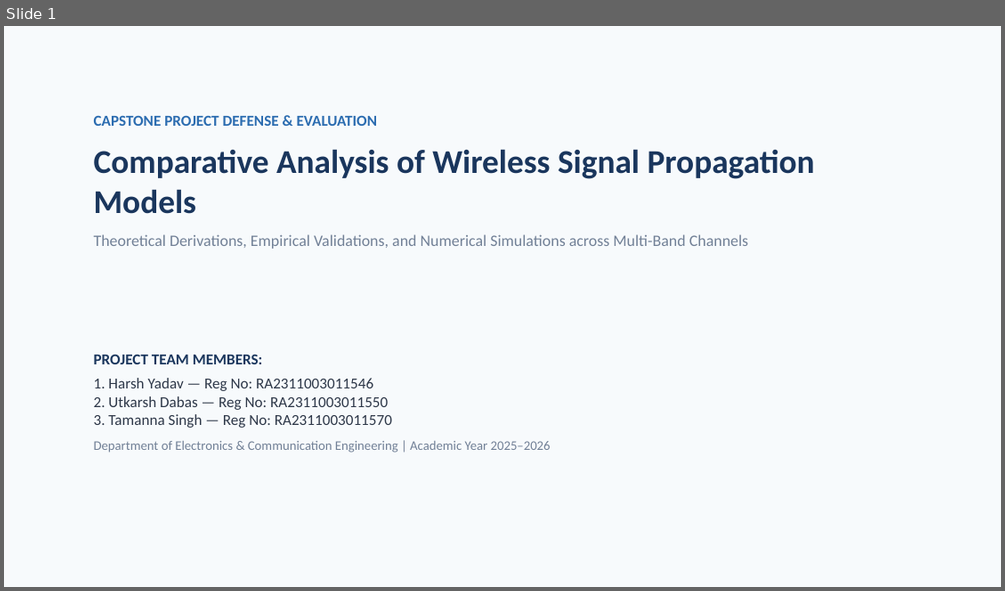
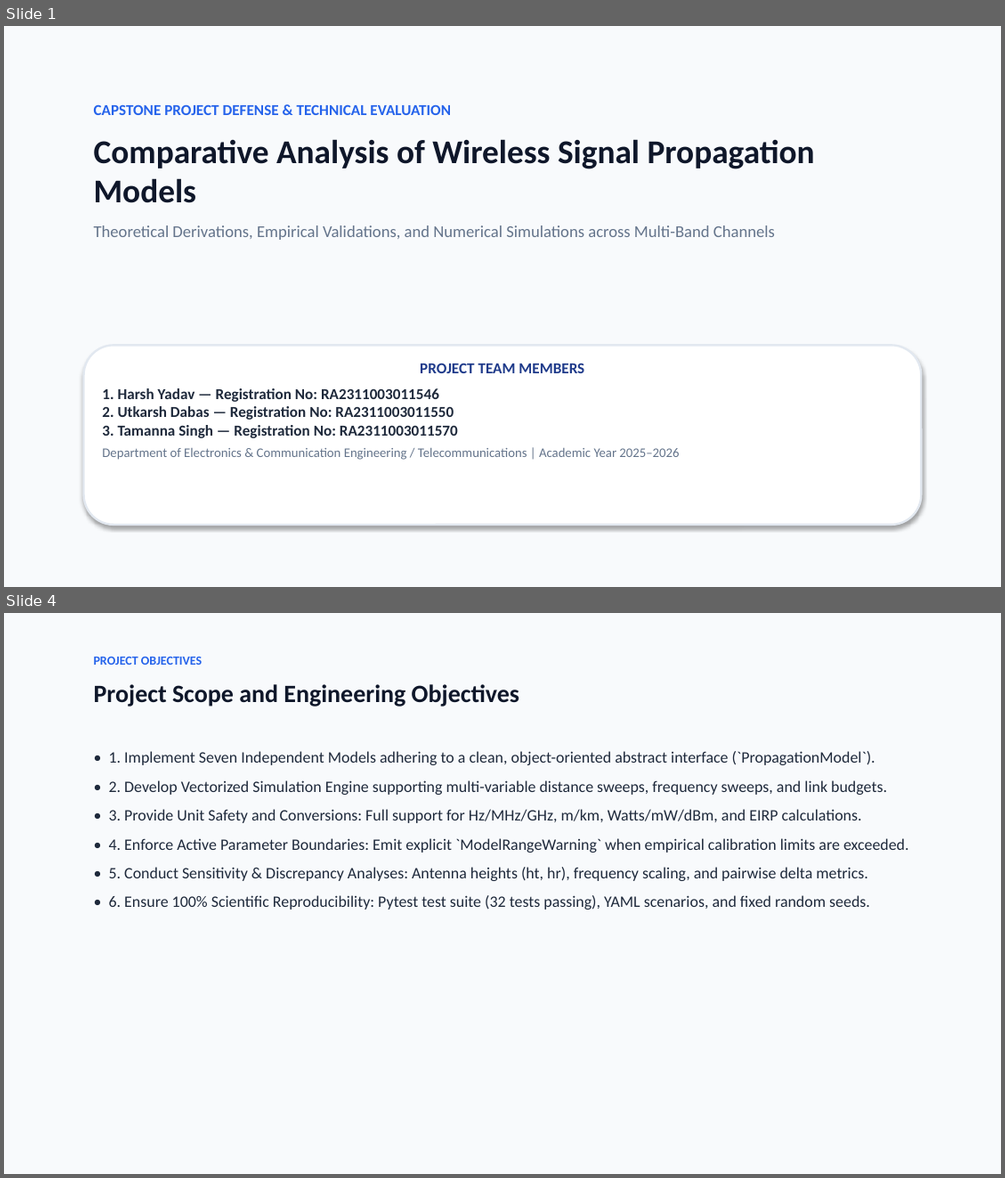
Before and after one commit to Harsh010801/Wireless, a slide deck: outputs/presentation/Wireless_Propagation_Analysis.pptx. Shown one above the other, each under a label of ours: slide 1 before the commit, slides 1 and 4 after it; the slides between them are not shown. The pictures are 1005x591 and 1005x1178 pixels, drawn with LibreOffice and Linux fonts; fonts in the diff are those of the drawing. Boxes give left, top, right and bottom in pixels: in the first picture for what was removed or moved away, otherwise in the second. Text is boxed around its words. In the diff, an @@ line names an element or a change of style, - is before the commit and + after.

Commit message:
Update master presentation with 20 slides, embedded figures, and team credentials

```diff
--- a/outputs/presentation/Wireless_Propagation_Analysis.pptx
+++ b/outputs/presentation/Wireless_Propagation_Analysis.pptx
@@ slide 4 added at [4, 613, 1001, 1174], background #F8FAFC @@
@@ text added at [94, 657, 202, 665], 9 pt, text #2563EB, bold @@
+PROJECT OBJECTIVES
@@ text added at [94, 684, 519, 706], 18 pt, text #0F172A, bold @@
+Project Scope and Engineering Objectives
@@ text added at [109, 751, 909, 909], 11.5 pt, text #1E293B @@
+• 1. Implement Seven Independent Models adhering to a clean, object-oriented abstract interface (`PropagationModel`).
+• 2. Develop Vectorized Simulation Engine supporting multi-variable distance sweeps, frequency sweeps, and link budgets.
+• 3. Provide Unit Safety and Conversions: Full support for Hz/MHz/GHz, m/km, Watts/mW/dBm, and EIRP calculations.
+• 4. Enforce Active Parameter Boundaries: Emit explicit `ModelRangeWarning` when empirical calibration limits are exceeded.
+• 5. Conduct Sensitivity & Discrepancy Analyses: Antenna heights (ht, hr), frequency scaling, and pairwise delta metrics.
+• 6. Ensure 100% Scientific Reproducibility: Pytest test suite (32 tests passing), YAML scenarios, and fixed random seeds.
@@ slide 1 changed as well @@
@@ background #F7FAFC to #F8FAFC @@
@@ text "CAPSTONE PROJECT DEFENSE & TECHNICAL ...": place and size @@
-text "CAPSTONE PROJECT DEFENSE & TECHNICAL ..." at [94, 116, 815, 248]
+text "CAPSTONE PROJECT DEFENSE & TECHNICAL ..." at [94, 104, 815, 240]
@@ text at [94, 104, 451, 115]: text changed; text colour #2B6CB0 to #2563EB @@
-CAPSTONE PROJECT DEFENSE & EVALUATION
+CAPSTONE PROJECT DEFENSE & TECHNICAL EVALUATION
@@ text at [94, 139, 815, 240]: text colour #1A365D to #0F172A in "Comparative Analysis of Wireless Signal Propagation Models"; size 11.5 to 12 pt, text colour #718096 to #64748B in "Theoretical Derivations, Empirical Validations, and Numerica ..." @@
@@ rounded rectangle "PROJECT TEAM MEMBERS": place and size @@
-rounded rectangle "PROJECT TEAM MEMBERS" at [94, 354, 550, 452]
+rounded rectangle "PROJECT TEAM MEMBERS" at [84, 345, 921, 524]
@@ rounded rectangle "PROJECT TEAM MEMBERS" at [84, 345, 921, 524]: fill none to #FFFFFF; outline none to #E2E8F0 1.5 pt; shadow on @@
@@ text in rounded rectangle at [102, 362, 679, 459]: text changed; text colour #2D3748 to #1E293B; bold on @@
-PROJECT TEAM MEMBERS:
-1. Harsh Yadav — Reg No: RA2311003011546
-2. Utkarsh Dabas — Reg No: RA2311003011550
-3. Tamanna Singh — Reg No: RA2311003011570
-Department of Electronics & Communication Engineering | Academic Year 2025–2026
+PROJECT TEAM MEMBERS
+1. Harsh Yadav — Registration No: RA2311003011546
+2. Utkarsh Dabas — Registration No: RA2311003011550
+3. Tamanna Singh — Registration No: RA2311003011570
+Department of Electronics & Communication Engineering / Telecommunications | Academic Year 2025–2026
```
Also in this commit, not shown: 13 other slides changed, 5 other slides added, 2 slides removed, 3 other files.
